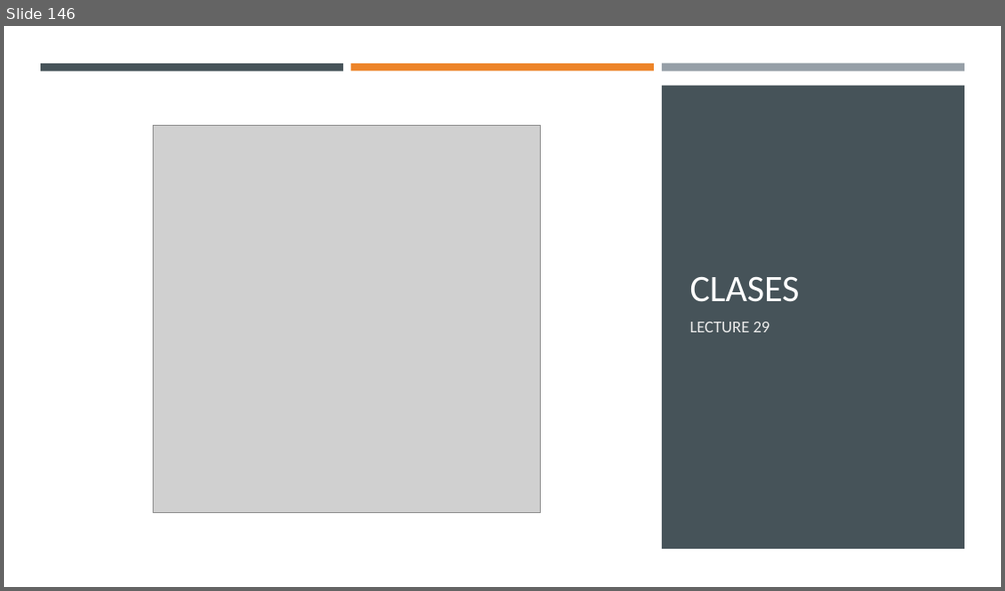
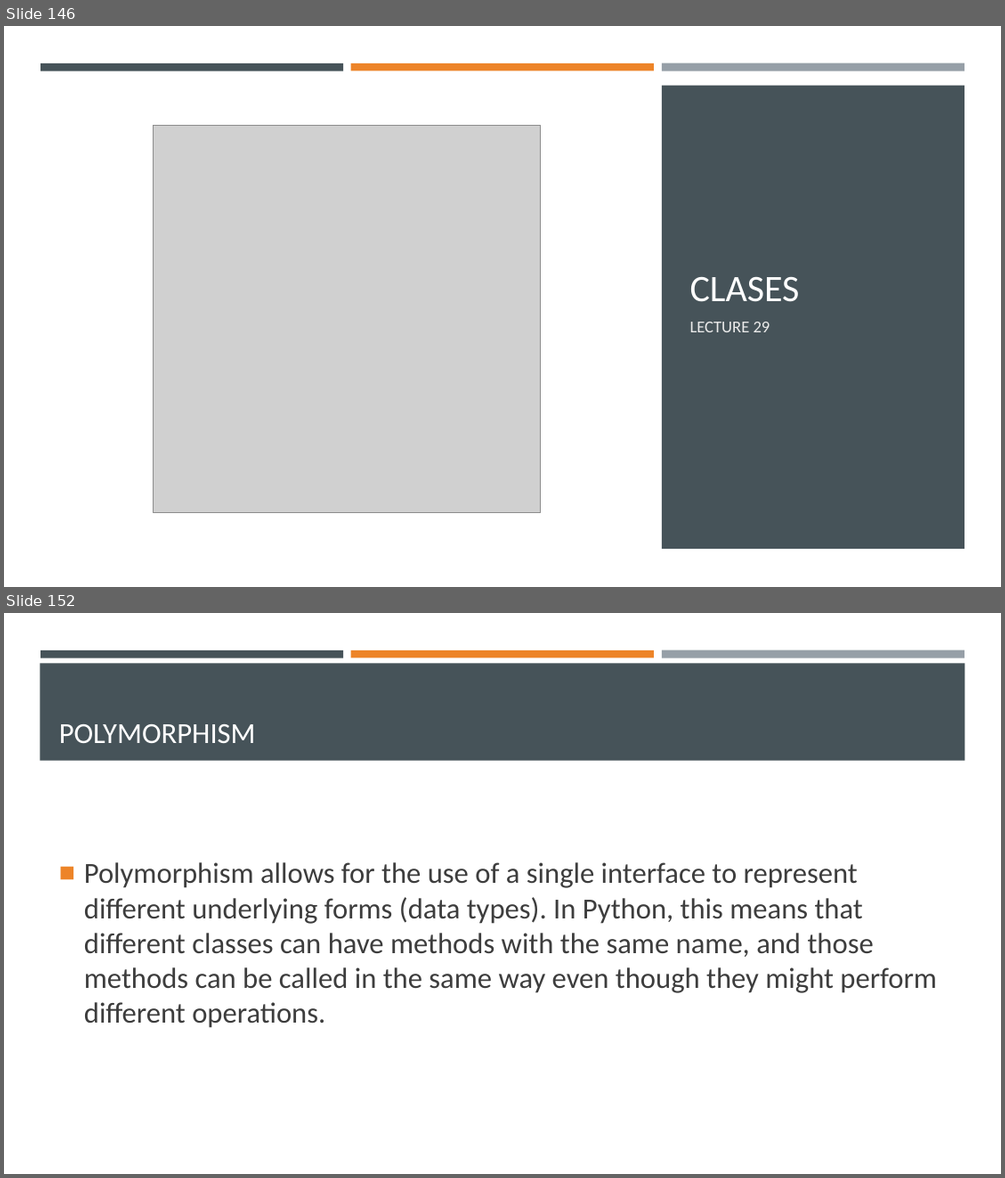
Before and after one commit to Ghost0396/iot, a slide deck: python/Python 3.pptx. Shown one above the other, each under a label of ours: slide 146 before the commit, slides 146 and 152 after it; the slides between them are not shown. The pictures are 1005x591 and 1005x1178 pixels, drawn with LibreOffice and Linux fonts; fonts in the diff are those of the drawing; grey boxes stand for pictures. Boxes give left, top, right and bottom in pixels: in the first picture for what was removed or moved away, otherwise in the second. Text is boxed around its words. In the diff, an @@ line names an element or a change of style, - is before the commit and + after.

```diff
--- a/python/Python 3.pptx
+++ b/python/Python 3.pptx
@@ slide 152 added at (4,613,1001,1174), background #FFFFFF @@
@@ rectangle added at (40,663,965,761), fill #465359 @@
@@ rectangle added at (40,650,343,657), fill #465359 @@
@@ rectangle added at (351,650,654,657), fill #ED8428 @@
@@ rectangle added at (662,650,964,658), fill #969FA7 @@
@@ title added at (59,724,256,743), 28 pt, text #FFFFFF @@
+POLYMORPHISM
@@ text added at (84,862,937,1028), 28 pt, text #3D3D3D @@
+■ Polymorphism allows for the use of a single interface to represent different underlying forms (data types). In Python, this means that different classes can have methods with the same name, and those methods can be called in the same way even though they might perform different operations.
```
Also in this commit, not shown: 8 other slides added, 4 other files.
